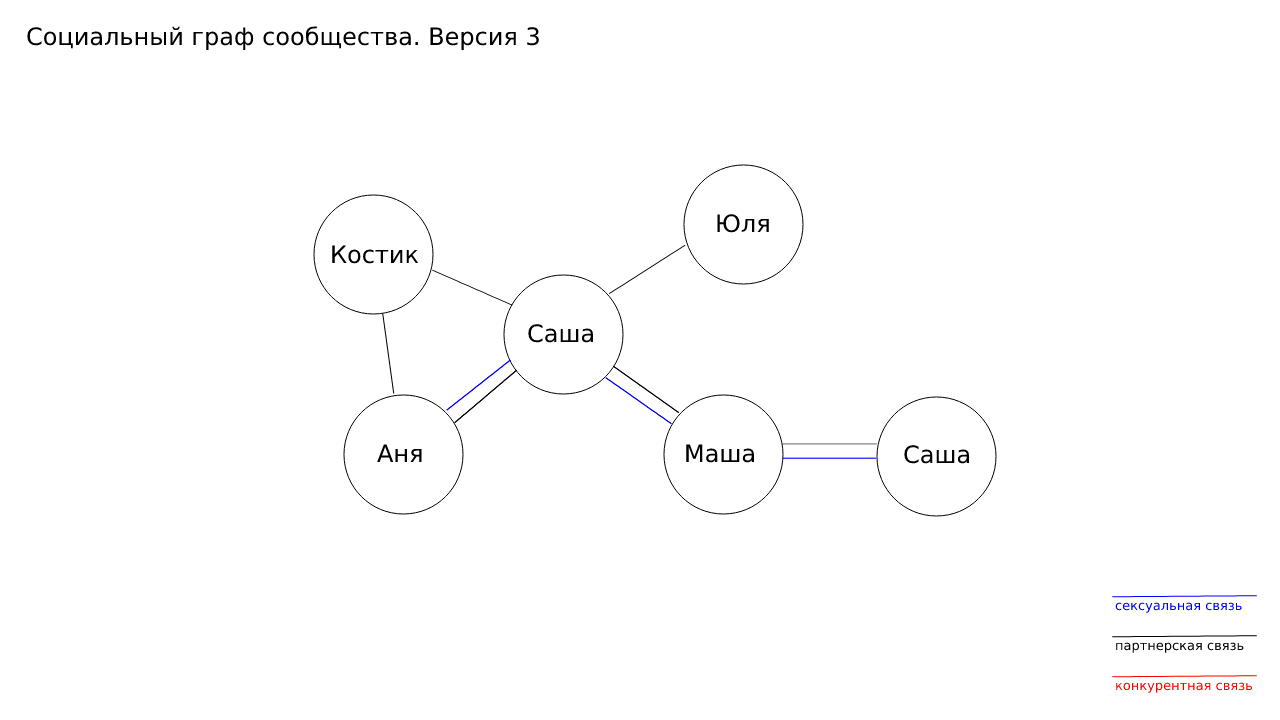
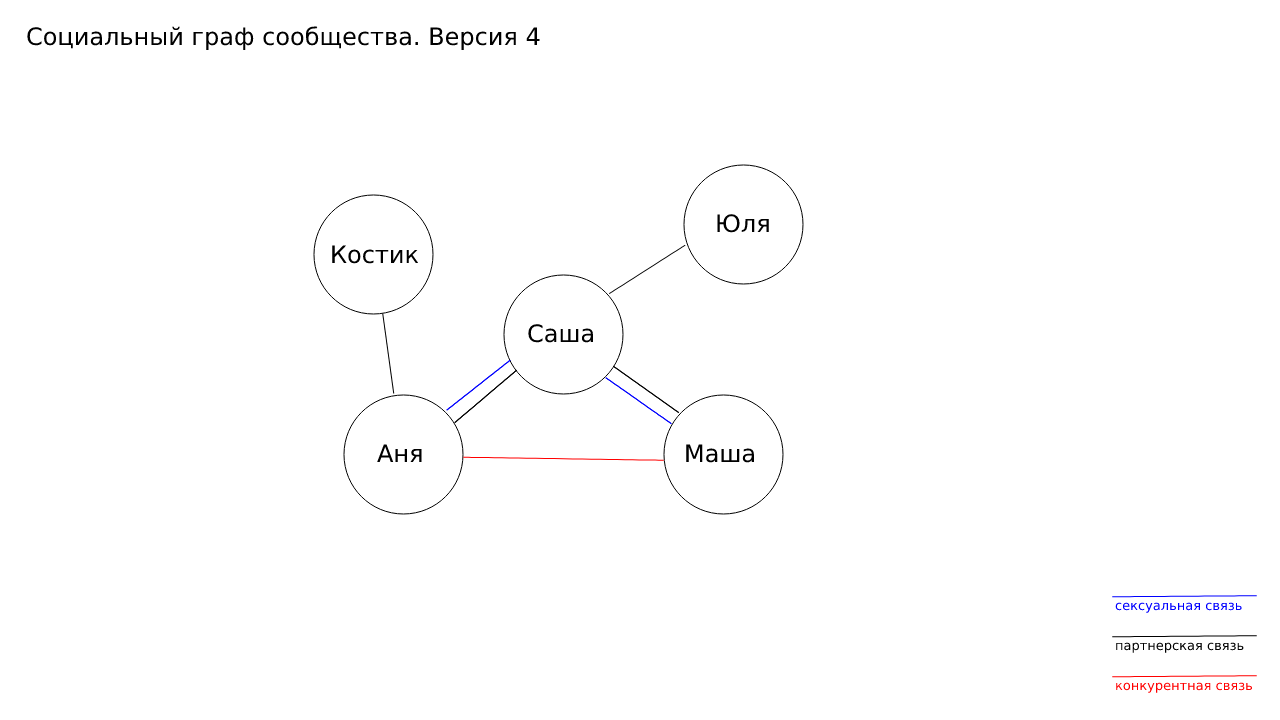
Comparing the layer stacks of the two 1280×720 images. Changes:
painted on "Социальный граф сообщества. Верс" over [526, 27, 540, 46]
removed group "Папка 1 copy 12" (2 layers) over [904, 445, 969, 464]
removed layer "Саша" (1st of 2, in "Папка 1 copy 12") from group "Папка 1 copy 12" over [904, 445, 969, 464]
